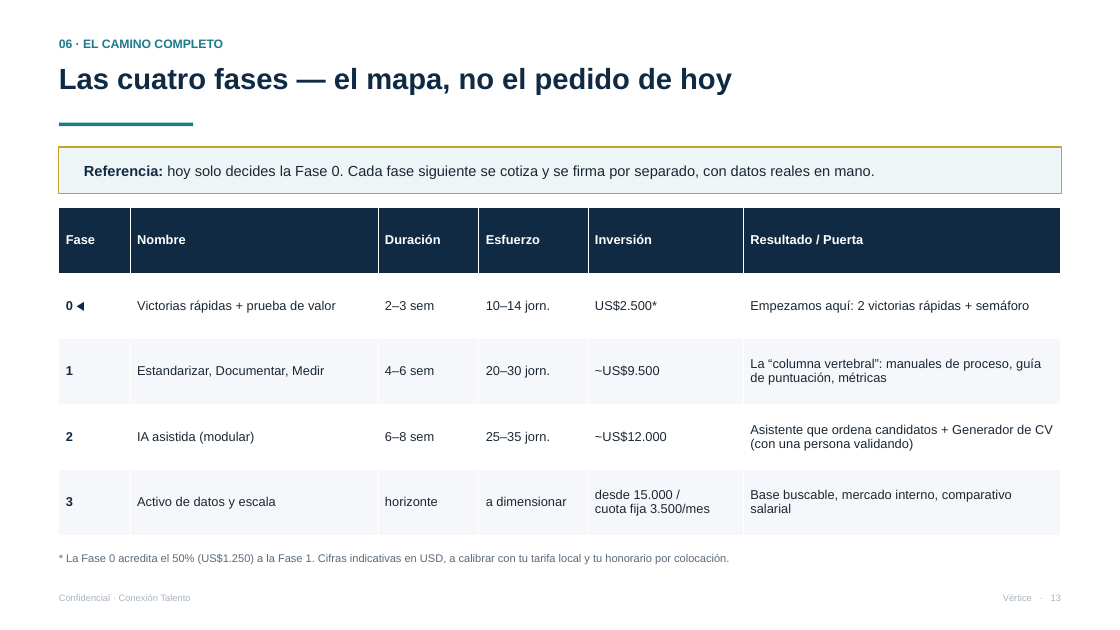
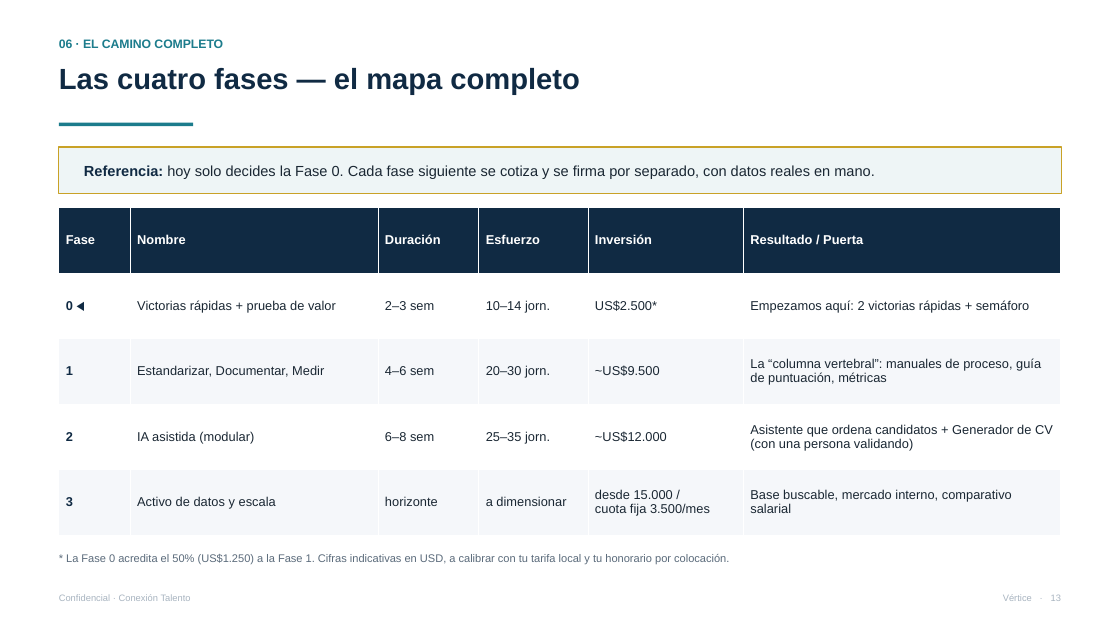
Before and after one commit to vverlaine/conexion-talento-ia, a slide deck: slide 13 of 04-propuesta/Presentacion-Conexion-Talento.pptx. Drawn at 1120x630 pixels with LibreOffice and Linux fonts; fonts in the diff are those of the drawing. Boxes give left, top, right and bottom in pixels: in the first picture for what was removed or moved away, otherwise in the second. Text is boxed around its words. In the diff, an @@ line names an element or a change of style, - is before the commit and + after.

```diff
--- a/04-propuesta/Presentacion-Conexion-Talento.pptx
+++ b/04-propuesta/Presentacion-Conexion-Talento.pptx
@@ text at [59,68,579,95]: text changed @@
-Las cuatro fases — el mapa, no el pedido de hoy
+Las cuatro fases — el mapa completo
```
Also in this commit, not shown: 4 other slides changed, 4 other files.
